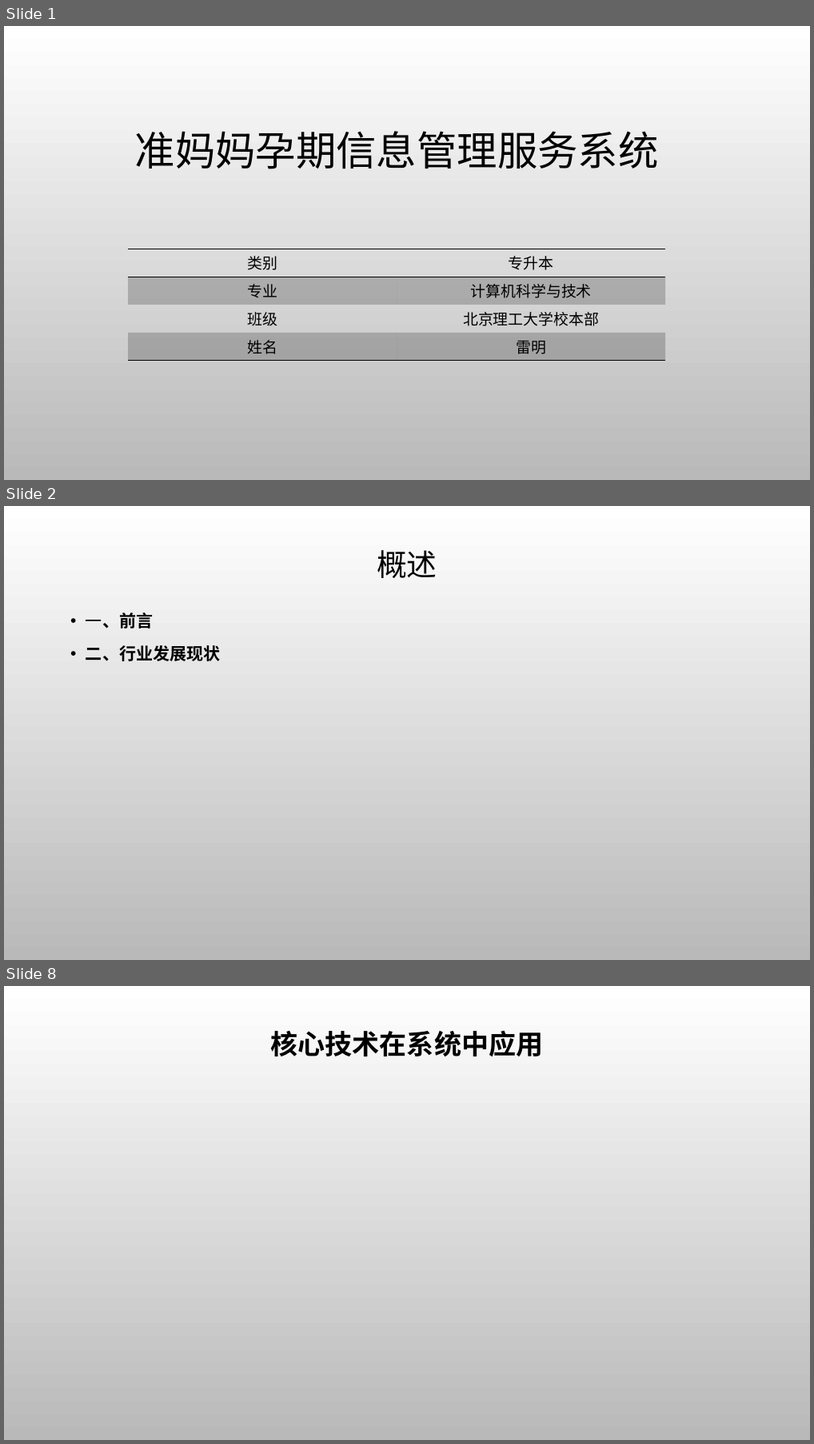
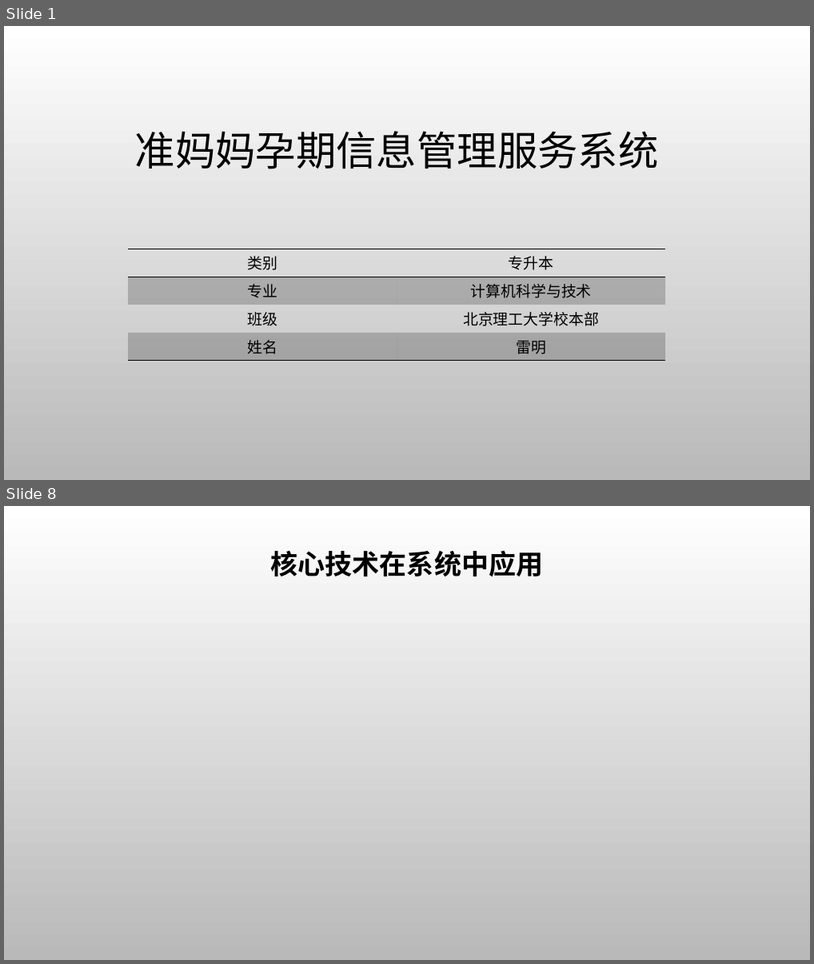
Before and after one commit to ThunderboltLei/BitExams, a slide deck: graduation_design/my_paper/计算机-雷明-毕业答辩.pptx. Shown one above the other, each under a label of ours: slides 1, 2 and 8 before the commit, slides 1 and 8 after it; the slides between them are not shown. The pictures are 814x1444 and 814x964 pixels, drawn with LibreOffice and Linux fonts; fonts in the diff are those of the drawing; grey boxes stand for pictures; background and template pictures are left out. Boxes give left, top, right and bottom in pixels: in the first picture for what was removed or moved away, otherwise in the second. Text is boxed around its words. In the diff, an @@ line names an element or a change of style, - is before the commit and + after.

```diff
--- a/graduation_design/my_paper/计算机-雷明-毕业答辩.pptx
+++ b/graduation_design/my_paper/计算机-雷明-毕业答辩.pptx
@@ slide 2 removed at bbox=[4, 506, 810, 960], background picture (left out) @@
@@ title removed at bbox=[377, 550, 438, 578] @@
-概述
@@ text removed at bbox=[86, 612, 220, 661] @@
-• 一、前言
-• 二、行业发展现状
```
Also in this commit, not shown: 8 slides changed, 2 slides added, 1 other slide removed.
